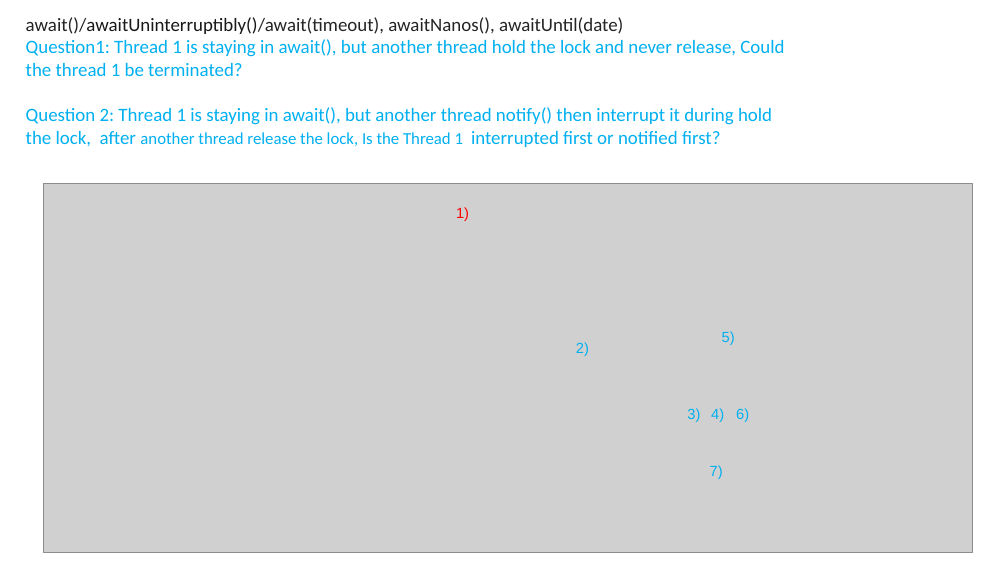
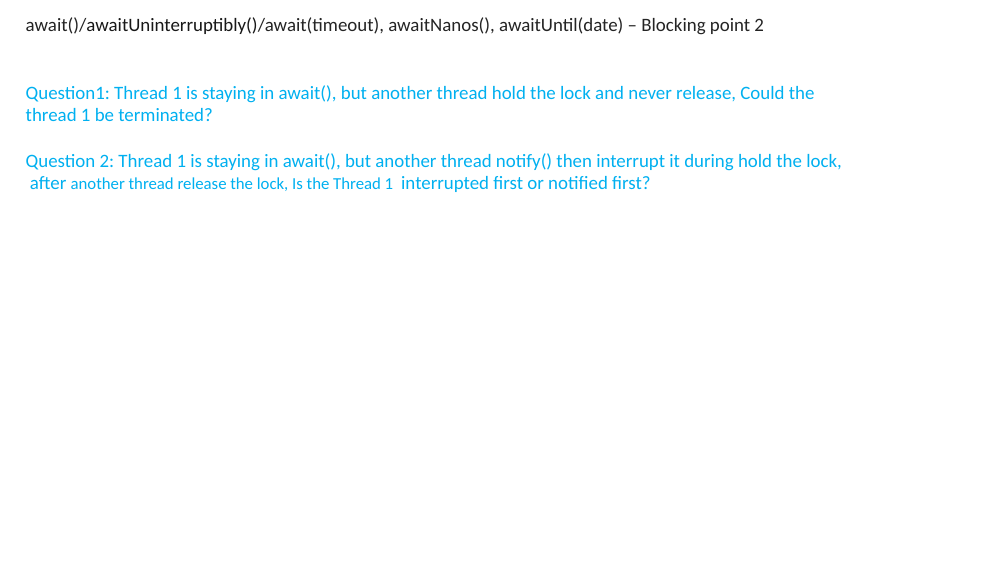
Before and after one commit to exiaoqu/ProducerConsumerProblemInJava, a slide deck: slide 20 of Producer and Consumer in Java.pptx (slide 22 before the commit). Drawn at 1008x567 pixels with LibreOffice and Linux fonts; fonts in the diff are those of the drawing; grey boxes stand for pictures; background and template pictures are left out. Boxes give left, top, right and bottom in pixels: in the first picture for what was removed or moved away, otherwise in the second. Text is boxed around its words. In the diff, an @@ line names an element or a change of style, - is before the commit and + after.

Commit message:
Revise the presentation slides

```diff
--- a/Producer and Consumer in Java.pptx
+++ b/Producer and Consumer in Java.pptx
@@ text at [26, 17, 764, 35]: text changed @@
-await()/awaitUninterruptibly()/await(timeout), awaitNanos(), awaitUntil(date)
+await()/awaitUninterruptibly()/await(timeout), awaitNanos(), awaitUntil(date) – Blocking point 2
@@ picture removed at [44, 183, 972, 553] @@
@@ text removed at [456, 207, 469, 221] @@
-1)
@@ text removed at [576, 342, 589, 356] @@
-2)
@@ text removed at [722, 331, 735, 345] @@
-5)
@@ text removed at [687, 408, 700, 422] @@
-3)
@@ text removed at [711, 408, 724, 422] @@
-4)
@@ text removed at [736, 408, 749, 422] @@
-6)
@@ text removed at [710, 465, 723, 479] @@
-7)
```
Also in this commit, not shown: 6 other slides changed, 1 slide added, 1 other file.
